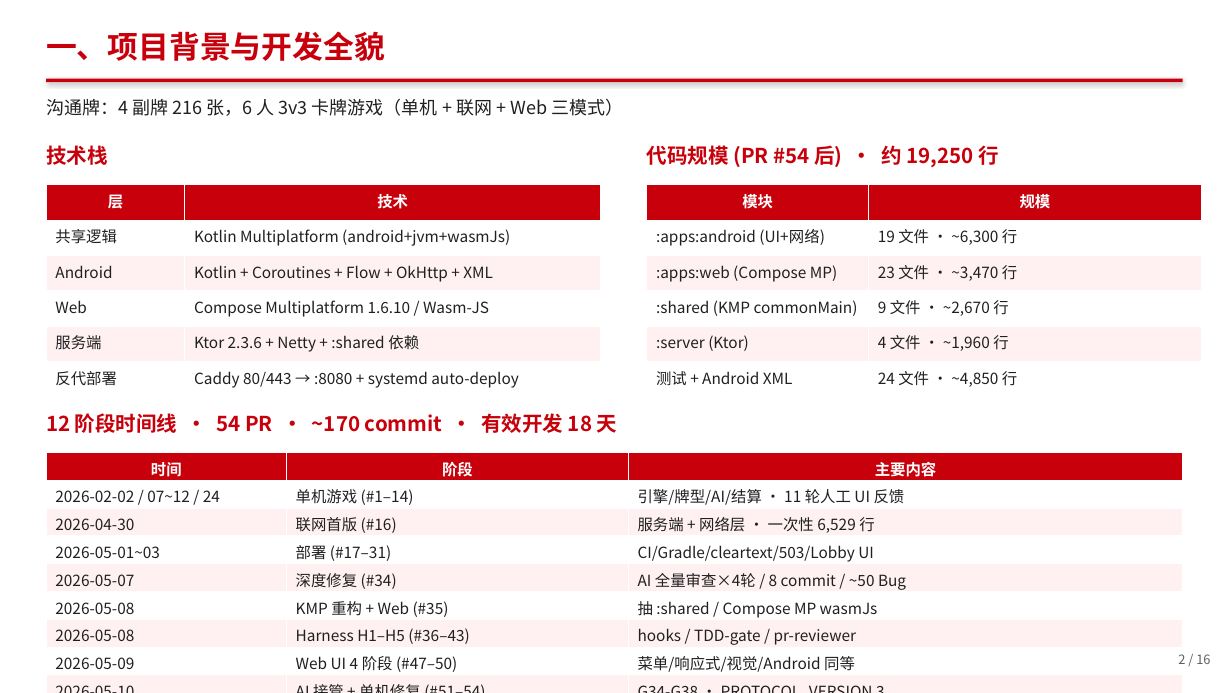
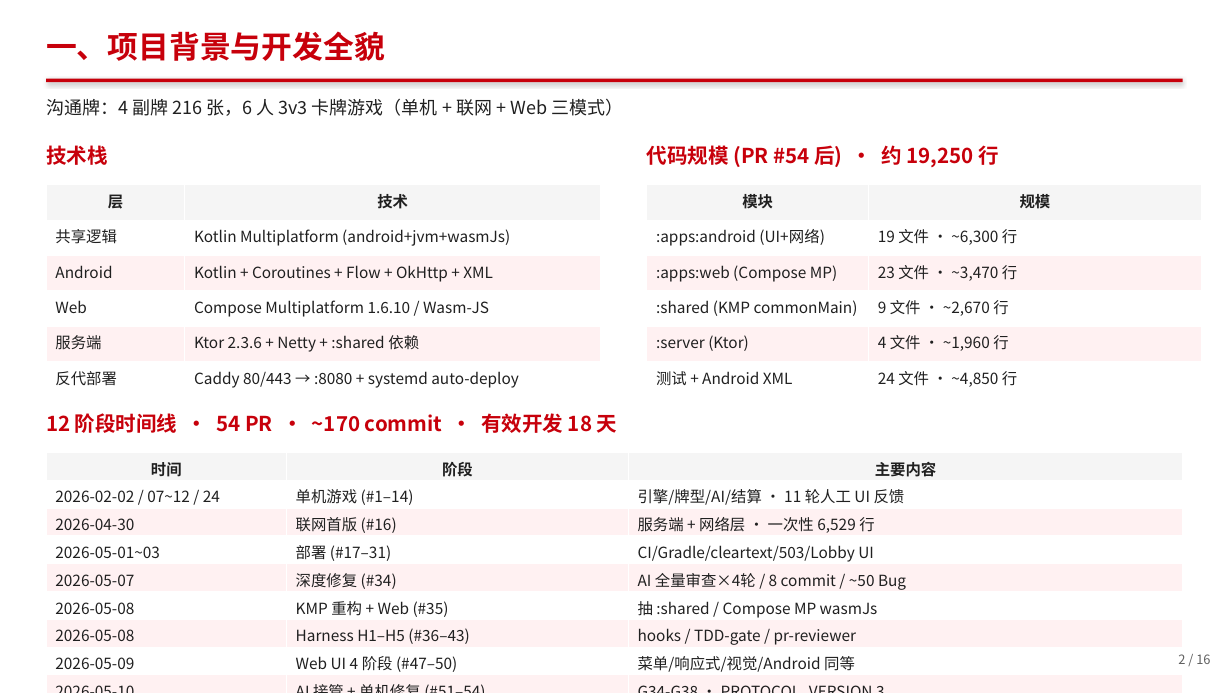
Before and after one commit to berming/AndroidAPP, a slide deck: slide 2 of docs/dev_summary.pptx. Drawn at 1232x693 pixels with LibreOffice and Linux fonts; fonts in the diff are those of the drawing. Boxes give left, top, right and bottom in pixels: in the first picture for what was removed or moved away, otherwise in the second. Text is boxed around its words. In the diff, an @@ line names an element or a change of style, - is before the commit and + after.

```diff
--- a/docs/dev_summary.pptx
+++ b/docs/dev_summary.pptx
@@ table at <box>46,185,601,397</box> @@
@@ fill #C7000B to #F5F5F5 in row 1 @@
@@ text colour #FFFFFF to #202020 in "层", "技术" @@
@@ table at <box>647,185,1202,397</box> @@
@@ fill #C7000B to #F5F5F5 in row 1 @@
@@ text colour #FFFFFF to #202020 in "模块", "规模" @@
@@ table at <box>46,453,1183,676</box> @@
@@ fill #C7000B to #F5F5F5 in row 1 @@
@@ text colour #FFFFFF to #202020 in "时间", "阶段", "主要内容" @@
```
Also in this commit, not shown: 12 other slides changed, 3 other files.
